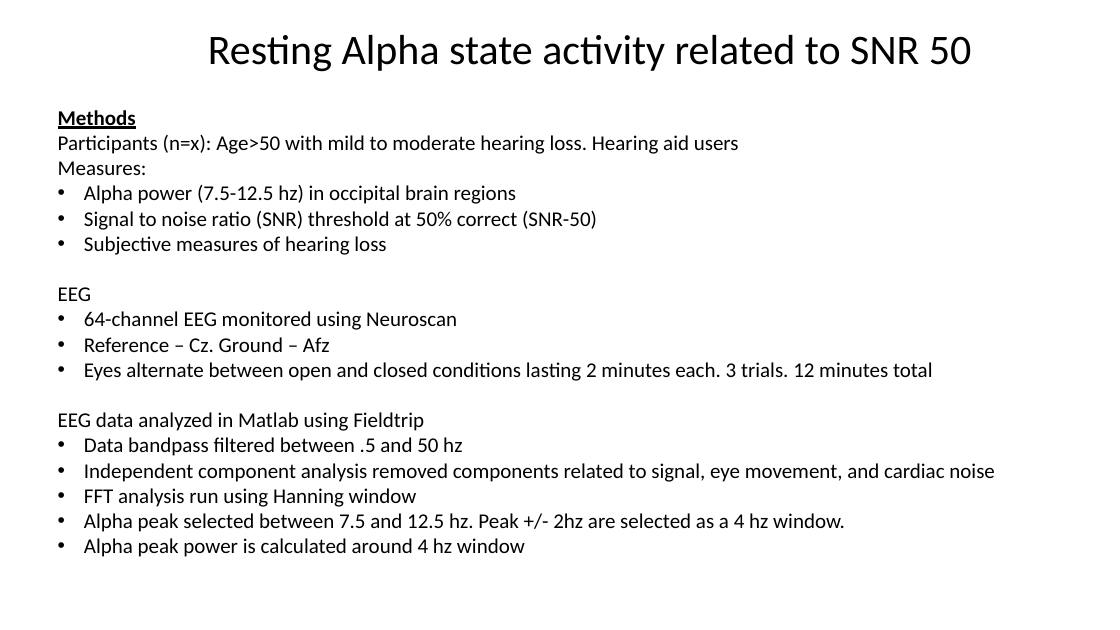
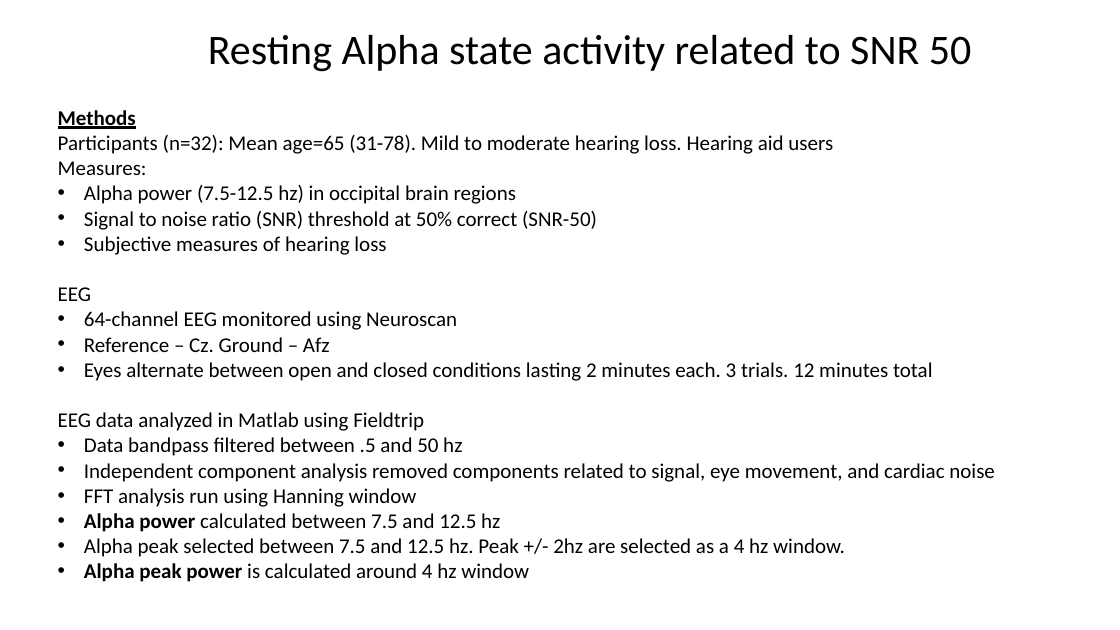
Before and after one commit to mkeomec/SNR-ERP, a slide deck: slide 1 of data analysis/alpha_SNR_2017-9-27.pptx. Drawn at 1120x630 pixels with LibreOffice and Linux fonts; fonts in the diff are those of the drawing. Boxes give left, top, right and bottom in pixels: in the first picture for what was removed or moved away, otherwise in the second. Text is boxed around its words. In the diff, an @@ line names an element or a change of style, - is before the commit and + after.

```diff
--- a/data analysis/alpha_SNR_2017-9-27.pptx
+++ b/data analysis/alpha_SNR_2017-9-27.pptx
@@ text at (58, 135, 833, 154): text changed @@
-Participants (n=x): Age>50 with mild to moderate hearing loss. Hearing aid users
+Participants (n=32): Mean age=65 (31-78). Mild to moderate hearing loss. Hearing aid users
@@ text at (84, 513, 500, 532): paragraph added @@
+• Alpha power calculated between 7.5 and 12.5 hz
@@ text at (84, 563, 529, 582): bold on in "Alpha peak power" @@
```
Also in this commit, not shown: 3 other slides changed, 1 other file.
